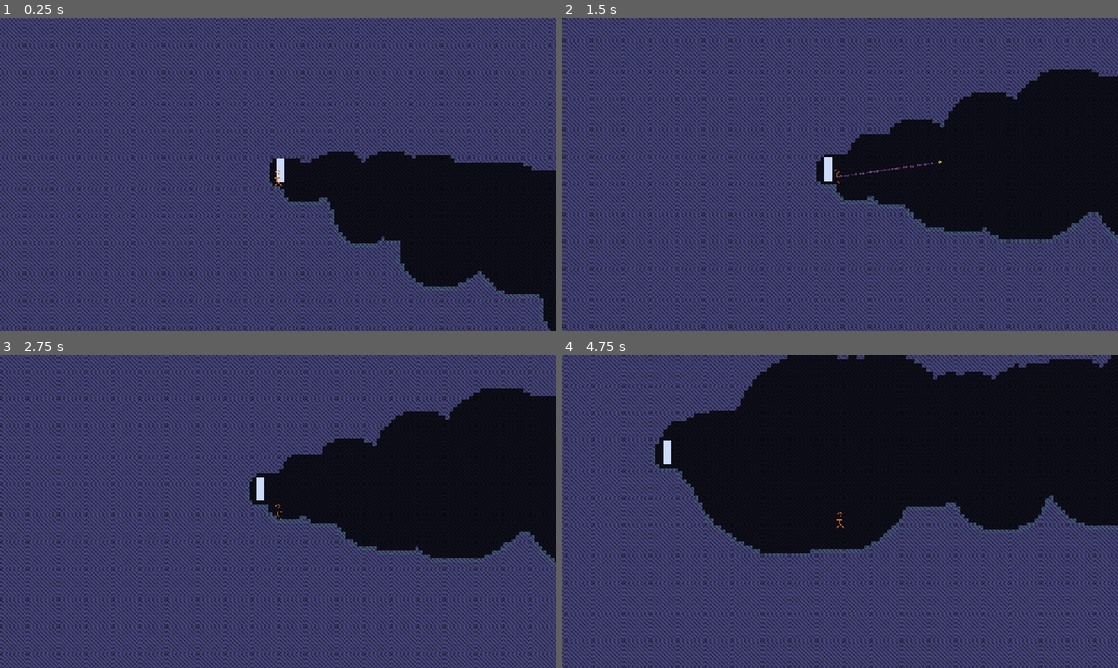
Above: before the commit, frames 1-4 (two rows, left to right).
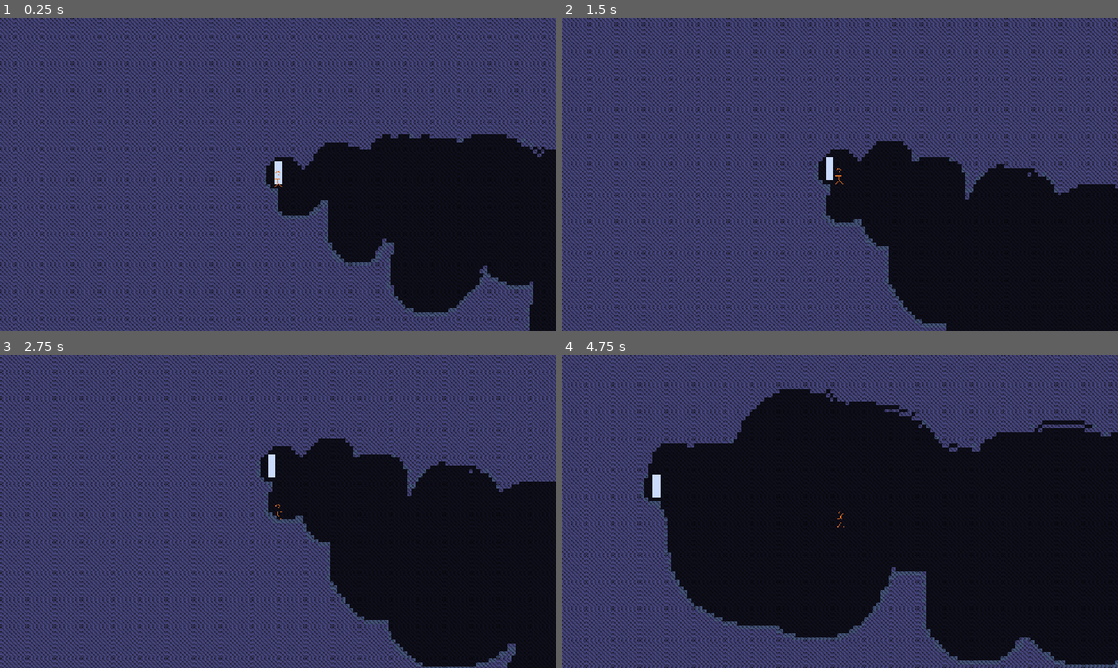
Above: after the commit, the same moments.

Repository: henreedev/exponential-climb
Game: Godot game, scene res://scenes/game.tscn
The game is run twice, just before and just after one commit, with the same random seed, the same clock (stepped at 60 frames per second) and the same inputs.
Inputs (mouse positions are in pixels of both pictures, inside the frame that each line leads up to):
- Up to frame 1 (0.25 s): no input
- Up to frame 2 (1.5 s): move the mouse to (962, 158) at 0.52 s; press the mouse at (962, 158) at 0.53 s; hold D (move_right) from 0.53 s (still down); tap Space (jump) at 0.77 s; move the mouse to (728, 190) at 1.27 s; release the mouse at (728, 190) at 1.28 s; tap R (test_generate_new_room) at 1.35 s
- Up to frame 3 (2.75 s): tap Space (jump) at 1.52 s; move the mouse to (333, 442) at 2.02 s; release D (move_right) at 2.03 s; hold A (move_left) from 2.03 s (still down); hold Q (toggle_loop) from 2.03 s (still down)
- Up to frame 4 (4.75 s): move the mouse to (812, 574) at 2.77 s; release A (move_left) at 2.78 s; release Q (toggle_loop) at 2.78 s; hold D (move_right) 2.78-4.28 s; click (812, 574) at 2.85 s; tap Space (jump) at 3.02, 3.77, 4.52 s; move the mouse to (1006, 558) at 3.52 s; hold R (test_generate_new_room) 3.53-4.28 s; move the mouse to (673, 464) at 4.27 s; hold A (move_left) from 4.28 s (still down); tap Q (toggle_loop) at 4.35 s

The runs differ from the first frame. In frame 1, 36% of the frame differs, in the area x 0-100%, y 0-100%; in frame 2, 56%; in frame 3, 25%; in frame 4, 56%.

Commit message:
fixed end position bug

Diff:
--- a/scripts/environment/floor.gd
+++ b/scripts/environment/floor.gd
@@ -19,10 +19,6 @@
 	Room.generate_room(start_pos, self)
 
 func remove_children():
-	if get_child_count() >= 2:
+	while get_child_count() >= 1:
 		get_child(0).queue_free()
-		get_child(1).queue_free()
-		get_child(2).queue_free()
 		remove_child(get_child(0))
-		remove_child(get_child(0))
-		remove_child(get_child(0))
--- a/scripts/environment/room.gd
+++ b/scripts/environment/room.gd
@@ -38,13 +38,13 @@
 	var info : RoomInfo = room.generate_room_info(start_pos, type)
 	room.info = info
 	room.start_door = DOOR_SCENE.instantiate()
-	room.start_door.position = info.start_door_pos
 	room.main_door = DOOR_SCENE.instantiate()
-	room.main_door.locked = false
-	room.main_door.position = info.main_door_pos
-	attach_to.add_child(room)
 	room.add_child(room.start_door)
 	room.add_child(room.main_door)
+	room.start_door.global_position = info.start_door_pos
+	room.main_door.global_position = info.main_door_world_pos
+	room.main_door.locked = false
+	attach_to.add_child(room)
 
 	room.place_room_tiles()
 
@@ -63,7 +63,7 @@
 		_: # Generate a typical room
 			# Calculate main path
 			info.main_path = generate_path(true)
-			info.main_door_pos = info.main_path.end
+			info.main_door_world_pos = info.main_path.end
 			info.main_door_type = pick_random_door_type()
 	return info
 
@@ -73,26 +73,18 @@
 	var length = pick_path_length(is_main)
 	path.length = length
 	# Set path angle
-	var angle = randf_range(-PI / 6, PI / 6)
-	path.angle = angle
 	if is_main:
+		var angle = randf_range(-PI / 6, PI / 6)
+		path.angle = angle
+
+
+		path.start = info.start_door_pos
 		path.end = Vector2i(Vector2(info.start_door_pos) + Vector2(length, 0).rotated(angle))
 	else:
 		path.end = Vector2.ZERO # FIXME
-	path.start = info.start_door_pos
 
+	path.radius_curve = pick_radius_curve(is_main, length)
 
-	var radius_curve = Curve.new()
-	# Set max x domain to the number of tiles, so path generator can sample based
-	# on tile number
-	var num_tiles = (int(length) / 8.0 + 1)
-	radius_curve.max_domain = num_tiles
-	radius_curve.max_value = INF
-	const MAIN_PATH_RADIUS = 16
-	const MAIN_PATH_RADIUS_DEVIATION = 7
-	for point in pick_radius_curve_points(randi_range(2,6), MAIN_PATH_RADIUS, MAIN_PATH_RADIUS_DEVIATION, num_tiles, 0.1, 3, 2):
-		radius_curve.add_point(point, 0, 0, Curve.TANGENT_LINEAR, Curve.TANGENT_LINEAR)
-	path.radius_curve = radius_curve
 	return path
 
 
@@ -104,9 +96,37 @@
 			else:
 				return randf_range(500, 700)
 
+func pick_path_radius(is_main : bool):
+	match info.type:
+		_:
+			if is_main:
+				return 16
+			else:
+				return 4
+
+func pick_path_radius_deviation(is_main : bool):
+	match info.type:
+		_:
+			if is_main:
+				return 7
+			else:
+				return 2
+
 static func pick_random_door_type():
 	return Type.TEST # TODO
 
+func pick_radius_curve(is_main : bool, length : float) -> Curve:
+	var radius_curve = Curve.new()
+	var radius : int = pick_path_radius(is_main)
+	var deviation : int = pick_path_radius_deviation(is_main)
+	# Set max x domain to the number of tiles, so path generator can sample based
+	# on tile number
+	var num_tiles = (int(length) / 8.0 + 1)
+	radius_curve.max_domain = num_tiles
+	radius_curve.max_value = INF
+	for point in pick_radius_curve_points(randi_range(2,6), radius, deviation, num_tiles, 0.1, 3, 2):
+		radius_curve.add_point(point, 0, 0, Curve.TANGENT_LINEAR, Curve.TANGENT_LINEAR)
+	return radius_curve
 
 static func pick_random_path_radius(radius : float, deviation : float) -> int:
 	return int(radius + randf_range(-deviation, deviation))
@@ -140,7 +160,7 @@
 
 func place_room_tiles():
 	var start_door_pos := wall_layer.local_to_map(info.start_door_pos)
-	var main_door_pos := wall_layer.local_to_map(info.main_door_pos)
+	var main_door_pos := wall_layer.local_to_map(info.main_door_world_pos)
 
 	var top_left_pos := Vector2i(mini(start_door_pos.x, main_door_pos.x), mini(start_door_pos.y, main_door_pos.y))
 	var bottom_right_pos := Vector2i(maxi(start_door_pos.x, main_door_pos.x), maxi(start_door_pos.y, main_door_pos.y))
--- a/scripts/environment/room_info.gd
+++ b/scripts/environment/room_info.gd
@@ -11,7 +11,7 @@
 @export var start_door_pos : Vector2i
 
 @export var main_door_type : Room.Type
-@export var main_door_pos : Vector2i
+@export var main_door_world_pos : Vector2i
 
 @export var side_doors_types : Array[Room.Type]
 @export var side_doors_positions : Array[Vector2i]
--- a/scripts/utilities/tilepath.gd
+++ b/scripts/utilities/tilepath.gd
@@ -6,8 +6,8 @@
 
 ## Returns an array of tile coordinates between the start and end coordinates.
 static func find_straight_path(map : TileMapLayer, info : PathInfo):
-	var start = info.start
-	var end = info.end
+	var start = map.local_to_map(info.start)
+	var end = map.local_to_map(info.end)
 	var path : Array[Vector2i] = []
 	var diff = end - start
 
